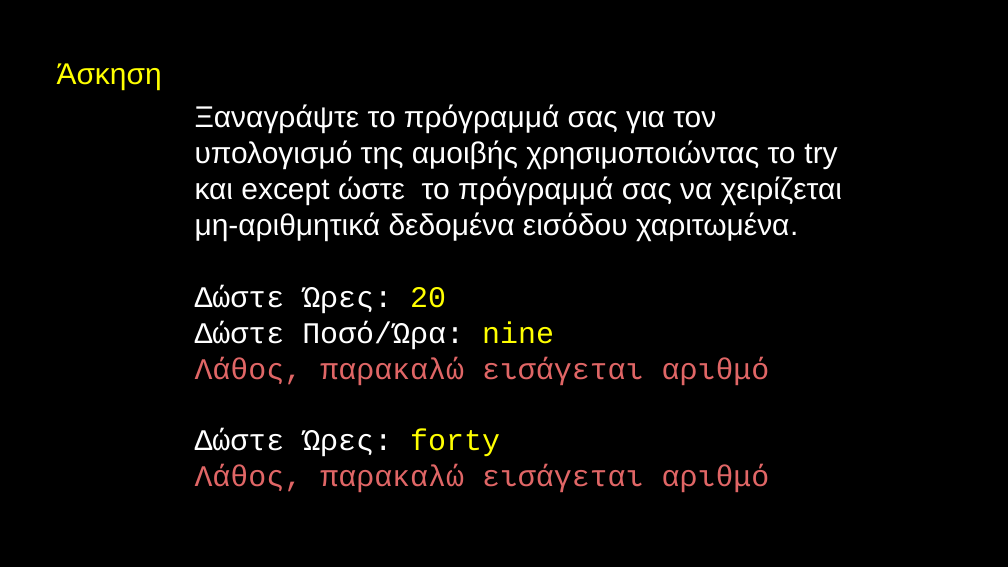
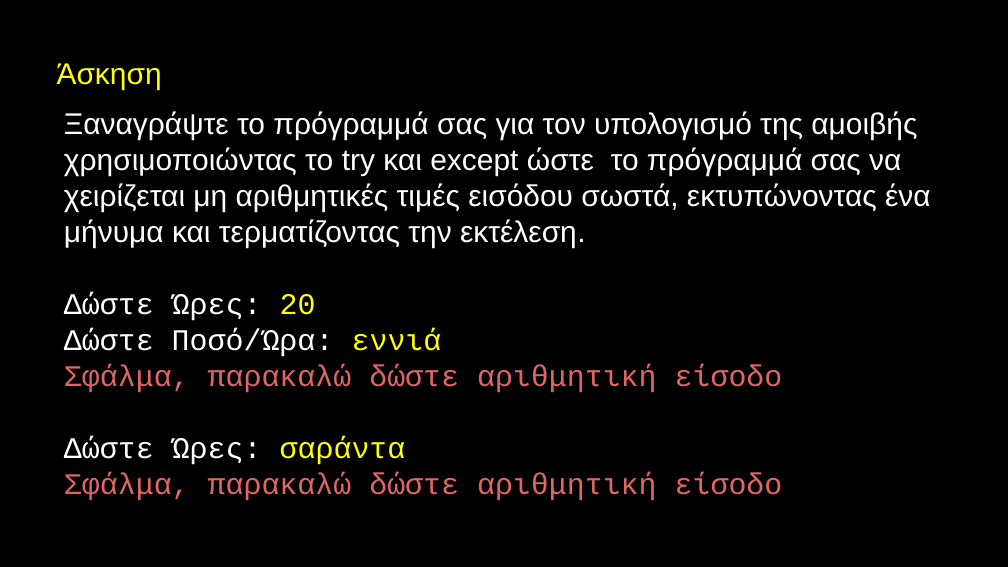
Before and after one commit to konkiourtidou/py4e, a slide deck: slide 32 of lectures3/gr/Pythonlearn-03-Conditional.pptx. Drawn at 1008x567 pixels with LibreOffice and Linux fonts; fonts in the diff are those of the drawing. Boxes give left, top, right and bottom in pixels: in the first picture for what was removed or moved away, otherwise in the second. Text is boxed around its words. In the diff, an @@ line names an element or a change of style, - is before the commit and + after.

```diff
--- a/lectures3/gr/Pythonlearn-03-Conditional.pptx
+++ b/lectures3/gr/Pythonlearn-03-Conditional.pptx
@@ text at (x1=64, y1=111, x2=931, y2=248): text changed @@
-Ξαναγράψτε το πρόγραμμά σας για τον υπολογισμό της αμοιβής χρησιμοποιώντας το try και except ώστε το πρόγραμμά σας να χειρίζεται μη-αριθμητικά δεδομένα εισόδου χαριτωμένα.
+Ξαναγράψτε το πρόγραμμά σας για τον υπολογισμό της αμοιβής χρησιμοποιώντας το try και except ώστε το πρόγραμμά σας να χειρίζεται μη αριθμητικές τιμές εισόδου σωστά, εκτυπώνοντας ένα μήνυμα και τερματίζοντας την εκτέλεση.
@@ text "Ξαναγράψτε το πρόγραμμά σας για ..." moved from (x1=195, y1=104, x2=842, y2=457) to (x1=64, y1=111, x2=931, y2=495) @@
@@ text at (x1=64, y1=329, x2=783, y2=495): text changed @@
-Δώστε Ποσό/Ώρα: nine
-Λάθος, παρακαλώ εισάγεται αριθμό
-Δώστε Ώρες: forty
-Λάθος, παρακαλώ εισάγεται αριθμό
+Δώστε Ποσό/Ώρα: εννιά
+Σφάλμα, παρακαλώ δώστε αριθμητική είσοδο
+Δώστε Ώρες: σαράντα
+Σφάλμα, παρακαλώ δώστε αριθμητική είσοδο
```
Also in this commit, not shown: 3 other slides changed.
